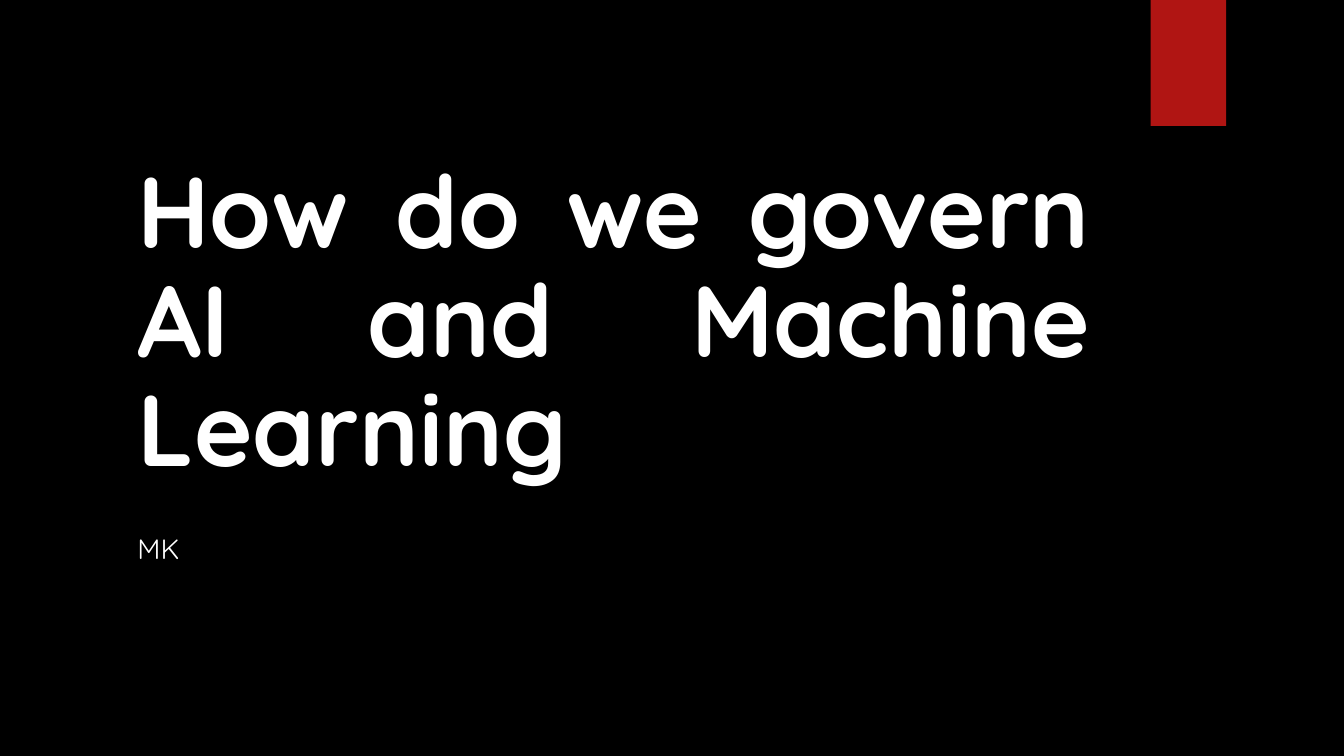
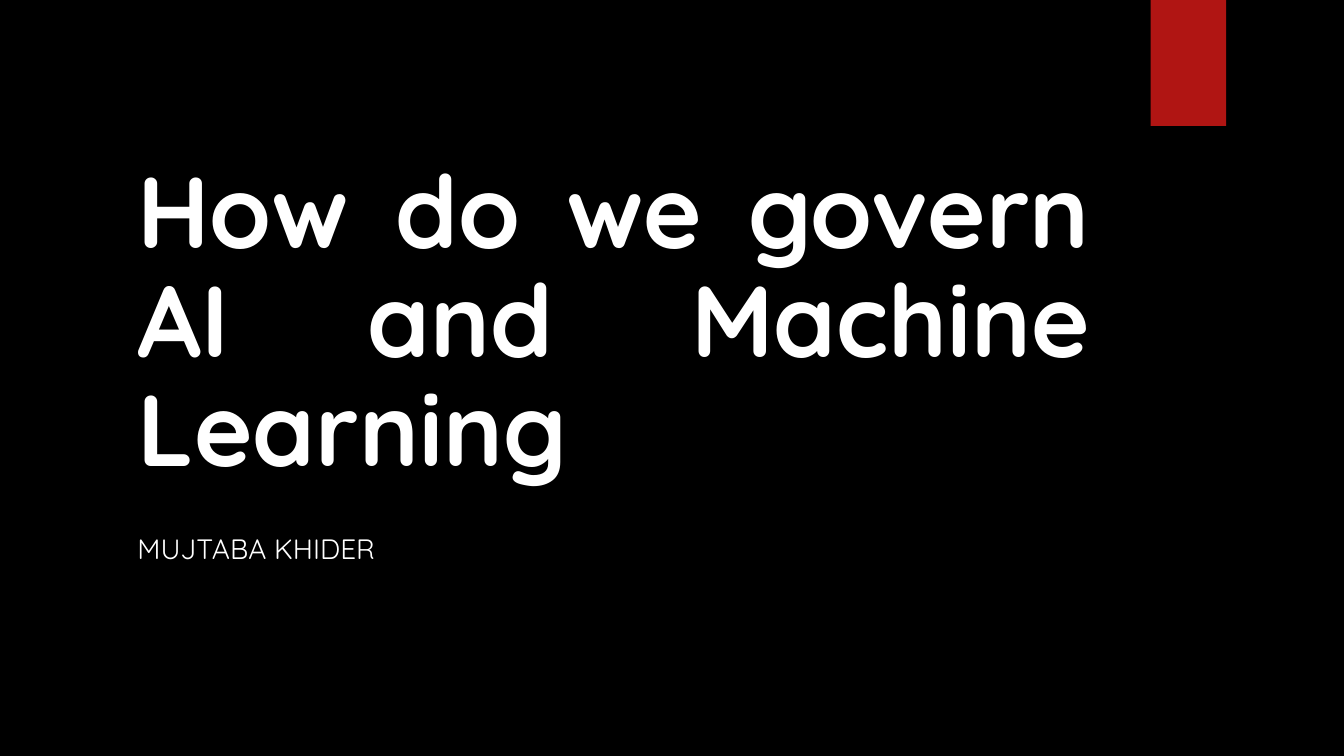
Before and after one commit to Muj-90/codeclan_homework_mujtaba, a slide deck: slide 1 of week_03/day_04/AI.pptx. Drawn at 1344x756 pixels with LibreOffice and Linux fonts; fonts in the diff are those of the drawing; background and template pictures are left out. Boxes give left, top, right and bottom in pixels: in the first picture for what was removed or moved away, otherwise in the second. Text is boxed around its words. In the diff, an @@ line names an element or a change of style, - is before the commit and + after.

```diff
--- a/week_03/day_04/AI.pptx
+++ b/week_03/day_04/AI.pptx
@@ subtitle at <box>137,539,375,560</box>: text changed @@
-MK
+MUJTABA KHIDER
```
Also in this commit, not shown: 17 other files.
